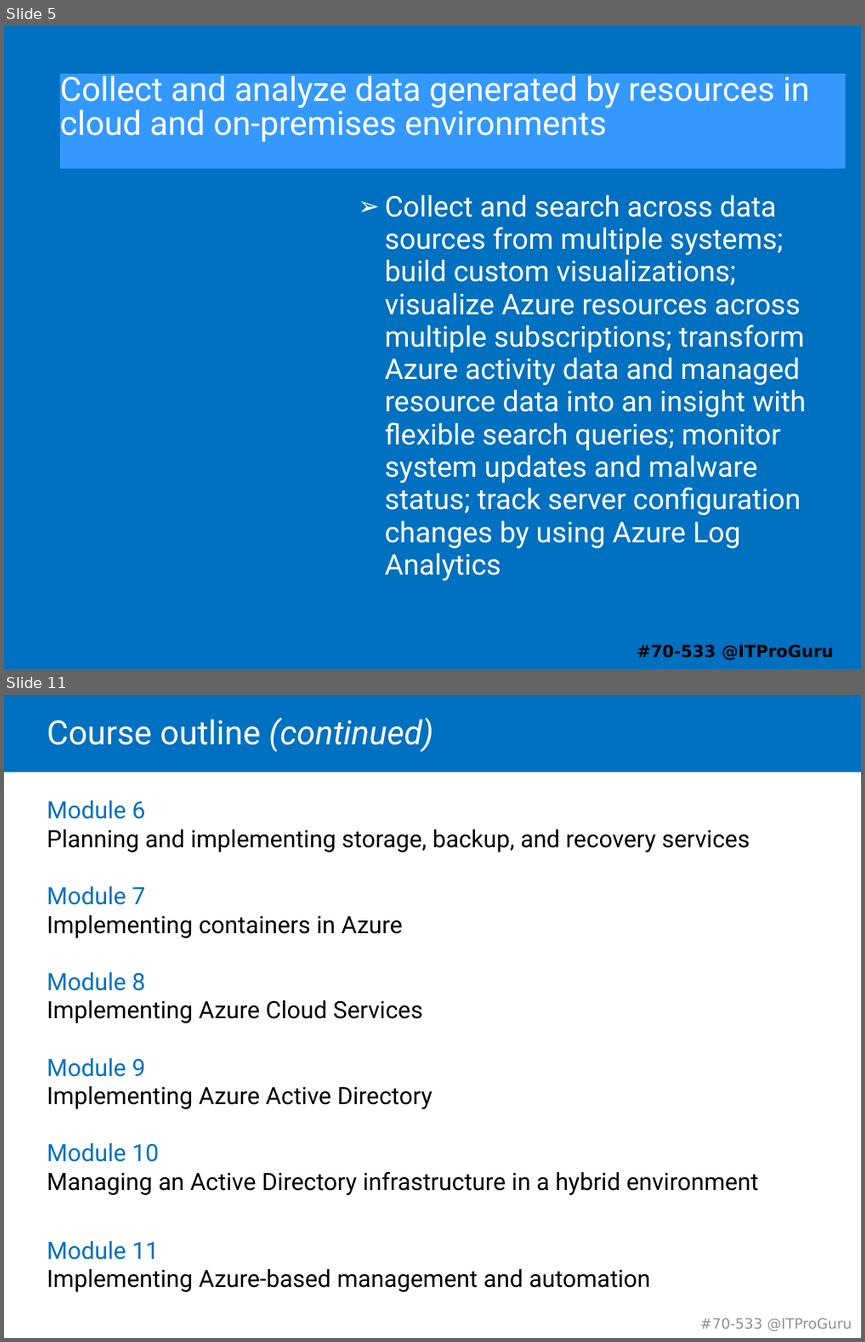
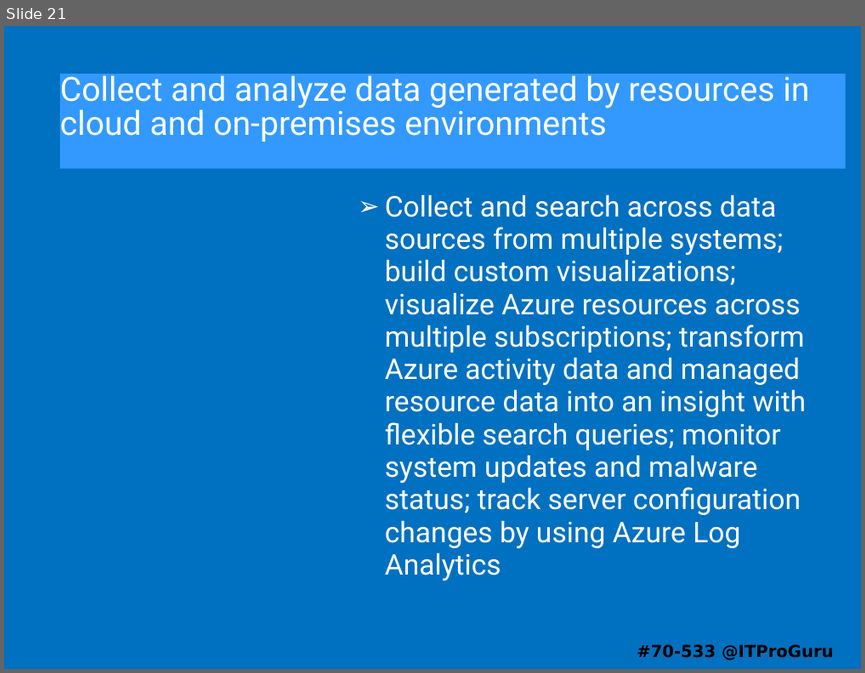
Before and after one commit to guruskill/70-533, a slide deck: 70-533-07-Operations.pptx. Shown one above the other, each under a label of ours: slides 5 and 11 before the commit, slide 21 after it; the slides between them are not shown. The pictures are 865x1342 and 865x673 pixels, drawn with LibreOffice and Linux fonts; fonts in the diff are those of the drawing. Boxes give left, top, right and bottom in pixels: in the first picture for what was removed or moved away, otherwise in the second. Text is boxed around its words. In the diff, an @@ line names an element or a change of style, - is before the commit and + after.

```diff
--- a/70-533-07-Operations.pptx
+++ b/70-533-07-Operations.pptx
@@ slide 11 removed at (4,695,861,1338), background #FFFFFF @@
@@ rectangle removed at (4,695,861,761) @@
@@ rectangle removed at (4,695,861,772) @@
@@ title removed at (46,717,434,752) @@
-Course outline (continued)
@@ text removed at (46,800,759,1287) @@
-Module 6
-Planning and implementing storage, backup, and recovery services
-Module 7
-Implementing containers in Azure
-Module 8
-Implementing Azure Cloud Services
-Module 9
-Implementing Azure Active Directory
-Module 10
-Managing an Active Directory infrastructure in a hybrid environment
-Module 11
-Implementing Azure-based management and automation
@@ text removed at (700,1317,852,1331) @@
-#70-533 @ITProGuru
@@ what was slide 5 is now slide 21 @@
```
Also in this commit, not shown: 26 slides added, 4 other slides removed, 8 other files.
